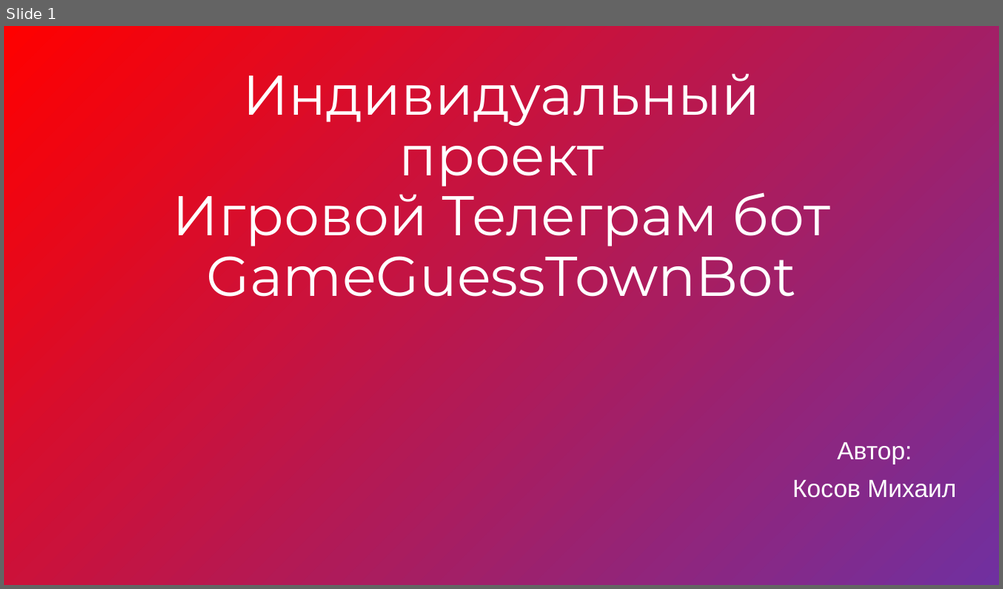
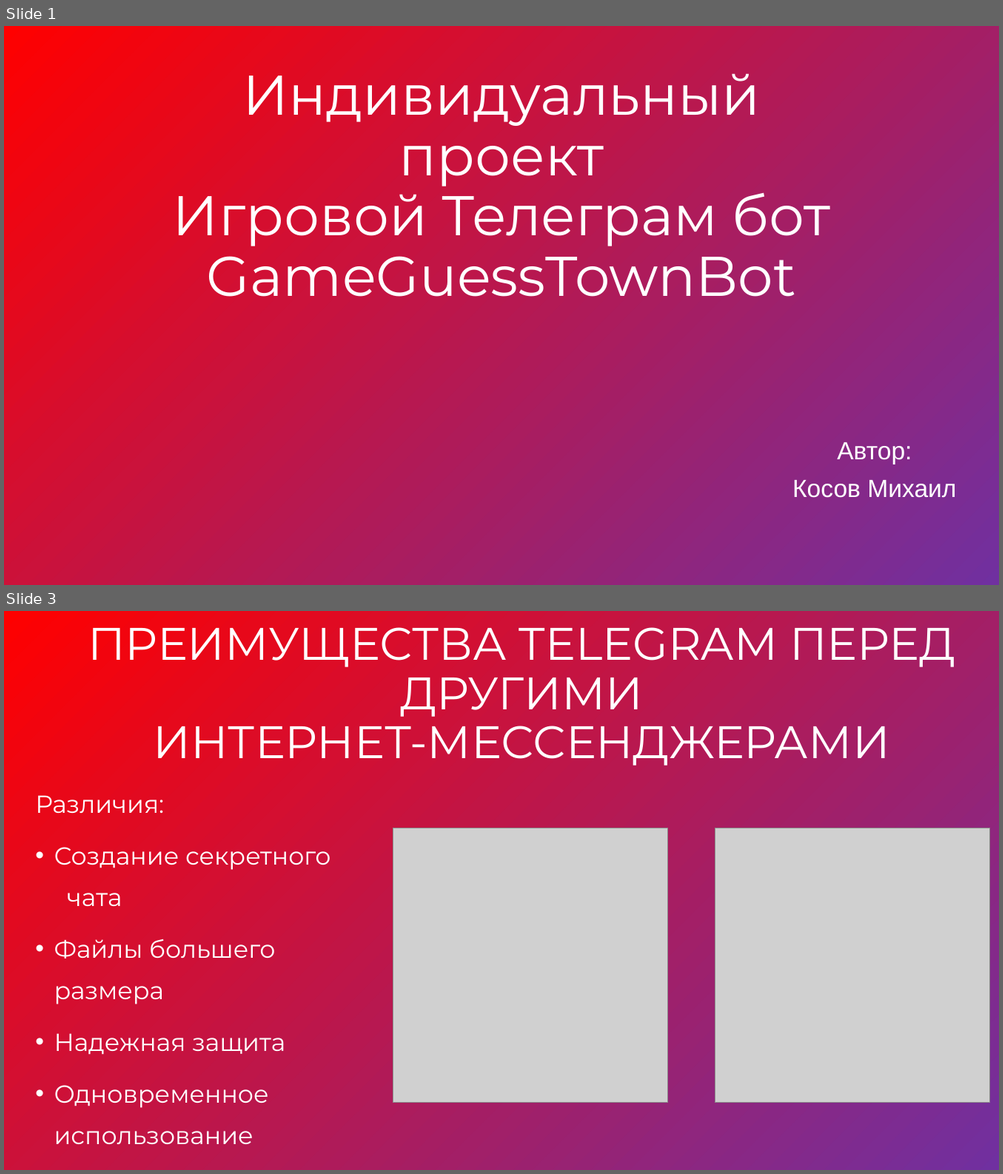
Before and after one commit to TaH4ukHero/IndividualProject, a slide deck: Abt Project/Преза инвид проект.pptx. Shown one above the other, each under a label of ours: slide 1 before the commit, slides 1 and 3 after it; the slides between them are not shown. The pictures are 1003x589 and 1003x1174 pixels, drawn with LibreOffice and Linux fonts; fonts in the diff are those of the drawing; grey boxes stand for pictures. Boxes give left, top, right and bottom in pixels: in the first picture for what was removed or moved away, otherwise in the second. Text is boxed around its words. In the diff, an @@ line names an element or a change of style, - is before the commit and + after.

```diff
--- a/Abt Project/Преза инвид проект.pptx
+++ b/Abt Project/Преза инвид проект.pptx
@@ slide 3 added at (4,611,999,1170), background gradient #FF0000 to #7030A0 @@
@@ title added at (88,627,955,769), 44 pt, text #FFFFFF @@
+ПРЕИМУЩЕСТВА TELEGRAM ПЕРЕД ДРУГИМИ
+ИНТЕРНЕТ-МЕССЕНДЖЕРАМИ
@@ text added at (35,795,331,1145), 23.8 pt, text #FFFFFF @@
+Различия:
+• Создание секретного чата
+• Файлы большего размера
+• Надежная защита
+• Одновременное использование
@@ picture added at (392,828,667,1102) @@
@@ picture added at (715,828,990,1102) @@
```
Also in this commit, not shown: 4 other slides added, 4 slides removed, 4 other files.
